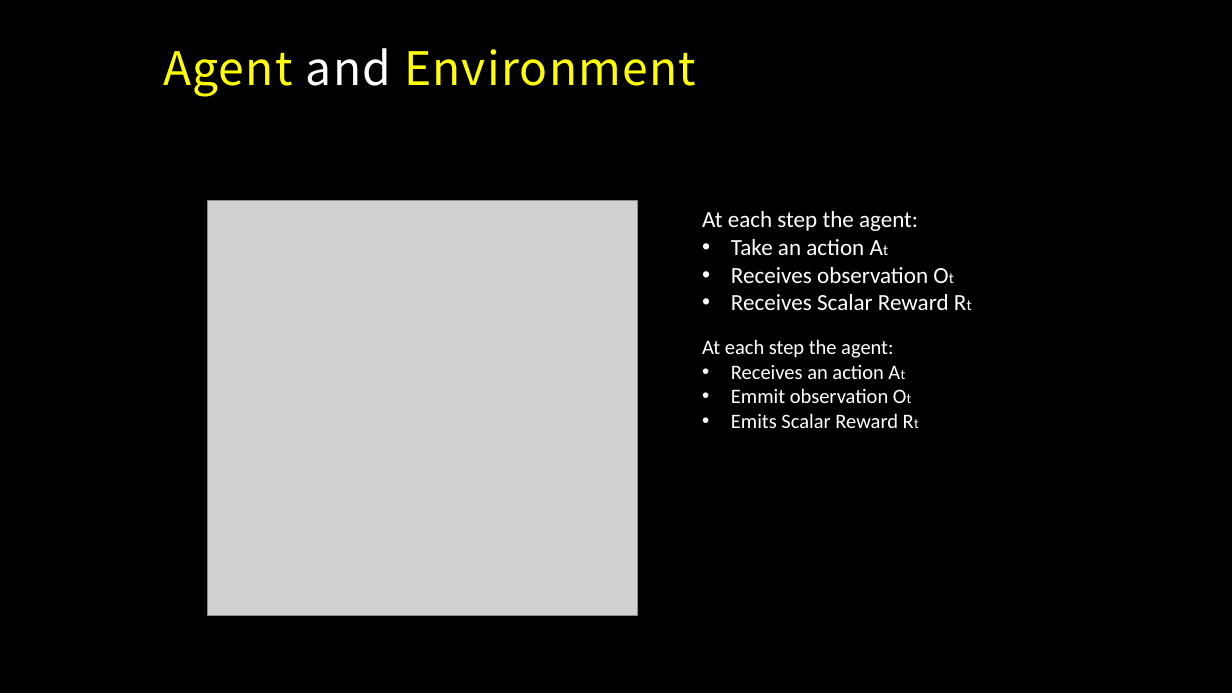
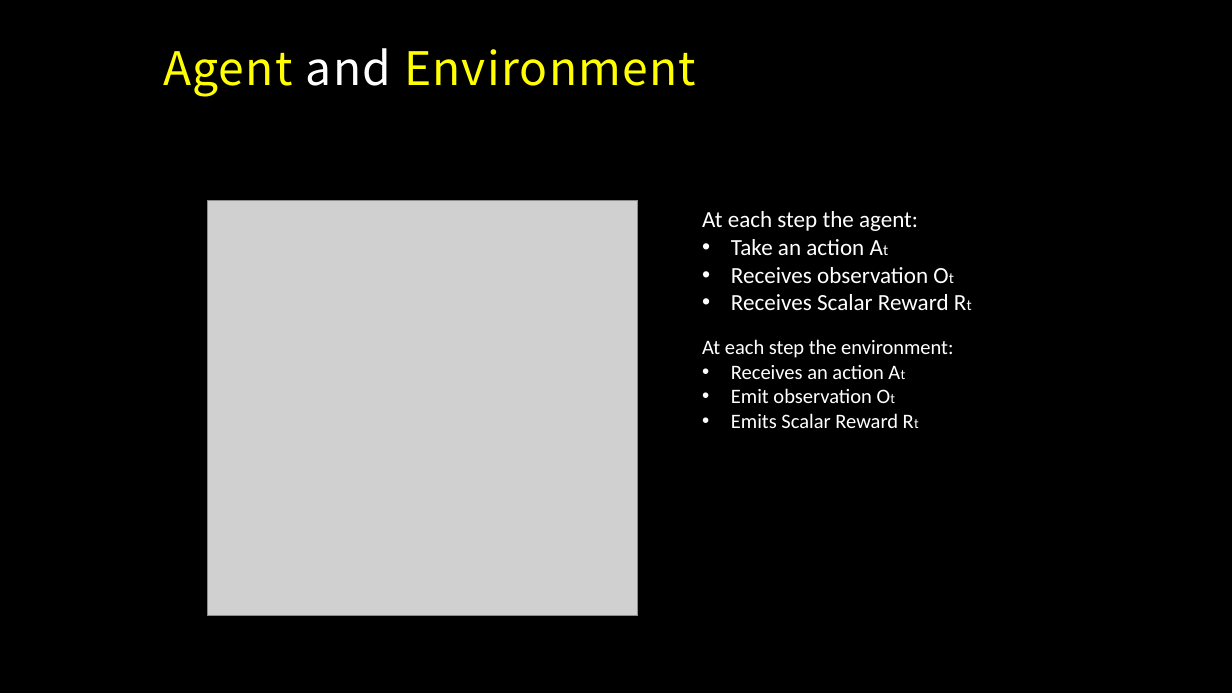
Before and after one commit to MacgyverLin/VintageComputer, a slide deck: slide 15 of Speech/Reinforcement Learning.pptx. Drawn at 1232x693 pixels with LibreOffice and Linux fonts; fonts in the diff are those of the drawing; grey boxes stand for pictures; background and template pictures are left out. Boxes give left, top, right and bottom in pixels: in the first picture for what was removed or moved away, otherwise in the second. Text is boxed around its words. In the diff, an @@ line names an element or a change of style, - is before the commit and + after.

```diff
--- a/Speech/Reinforcement Learning.pptx
+++ b/Speech/Reinforcement Learning.pptx
@@ text at [702,339,953,358]: text changed @@
-At each step the agent:
+At each step the environment:
@@ text at [731,388,871,403]: text changed @@
-• Emmit observation Ot
+• Emit observation Ot
```
Also in this commit, not shown: 7 other slides changed.
